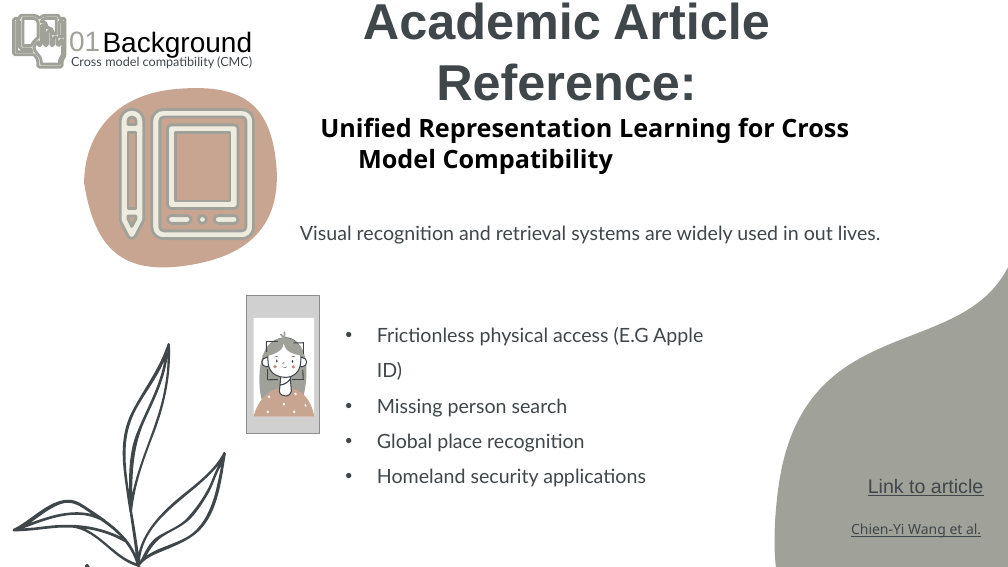
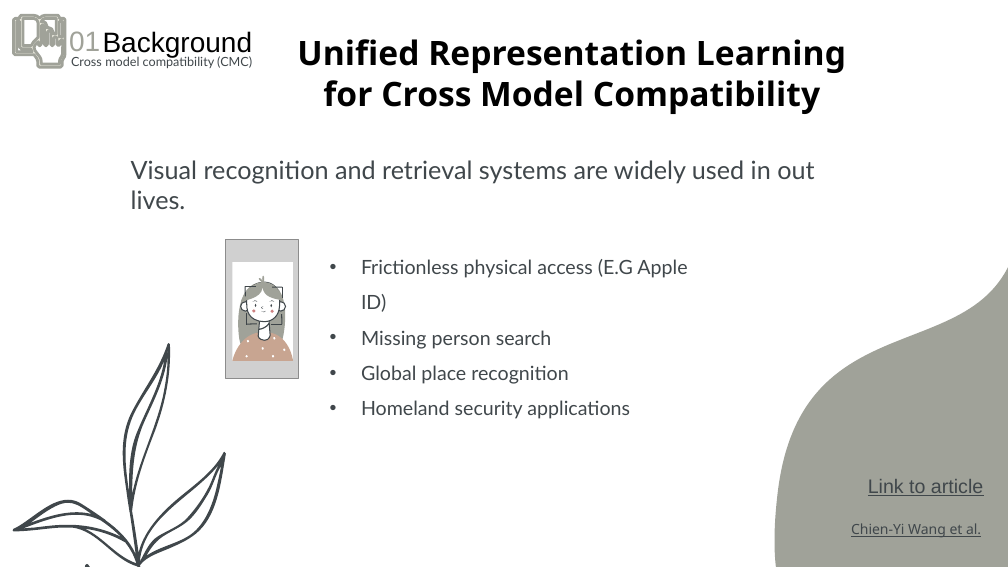
Before and after one commit to kariander1/FaceRecognition, a slide deck: slide 10 of Final Presentation.pptx. Drawn at 1008x567 pixels with LibreOffice and Linux fonts; fonts in the diff are those of the drawing; grey boxes stand for pictures. Boxes give left, top, right and bottom in pixels: in the first picture for what was removed or moved away, otherwise in the second. Text is boxed around its words. In the diff, an @@ line names an element or a change of style, - is before the commit and + after.

```diff
--- a/Final Presentation.pptx
+++ b/Final Presentation.pptx
@@ title removed at box(363, 2, 770, 101) @@
-Academic Article Reference:
@@ subtitle at box(297, 39, 846, 114): text changed; size 18 to 24 pt @@
-Unified Representation Learning for Cross Model Compatibility
+Unified Representation Learning
+for Cross Model Compatibility
@@ rectangle added at box(74, 86, 285, 271), fill #FFFFFF @@
@@ text "Visual recognition and retrieval systems ...": place and size @@
-text "Visual recognition and retrieval systems ..." at box(300, 225, 881, 244)
+text "Visual recognition and retrieval systems ..." at box(131, 160, 814, 209)
@@ text "Visual recognition and retrieval systems ..." at box(131, 160, 814, 209): size 14 to 18 pt @@
@@ group removed at box(121, 109, 254, 239): 6 freeform shapes @@
@@ text "Frictionless physical access (E.G Apple ...": place and size @@
-text "Frictionless physical access (E.G Apple ..." at box(377, 327, 703, 487)
+text "Frictionless physical access (E.G Apple ..." at box(361, 259, 687, 419)
@@ 23 freeform shapes, 8 lines, 1 picture, 1 rectangle: place and size @@
-23 freeform shapes, 8 lines, 1 picture, 1 rectangle at box(247, 295, 320, 433)
+23 freeform shapes, 8 lines, 1 picture, 1 rectangle at box(226, 240, 298, 378)
```
Also in this commit, not shown: 21 other slides changed.
